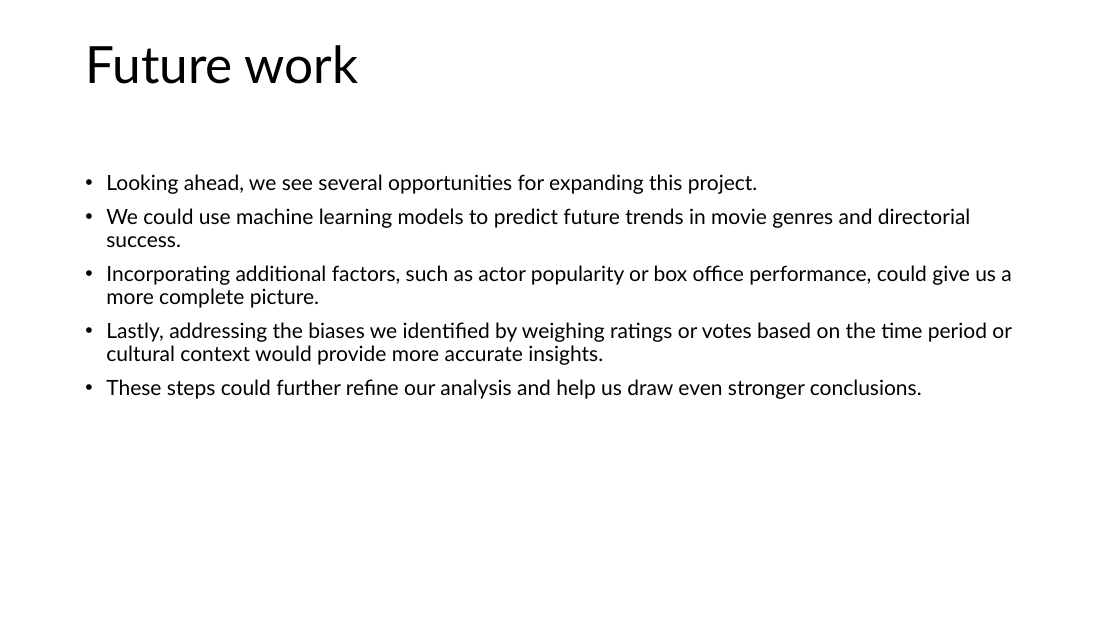
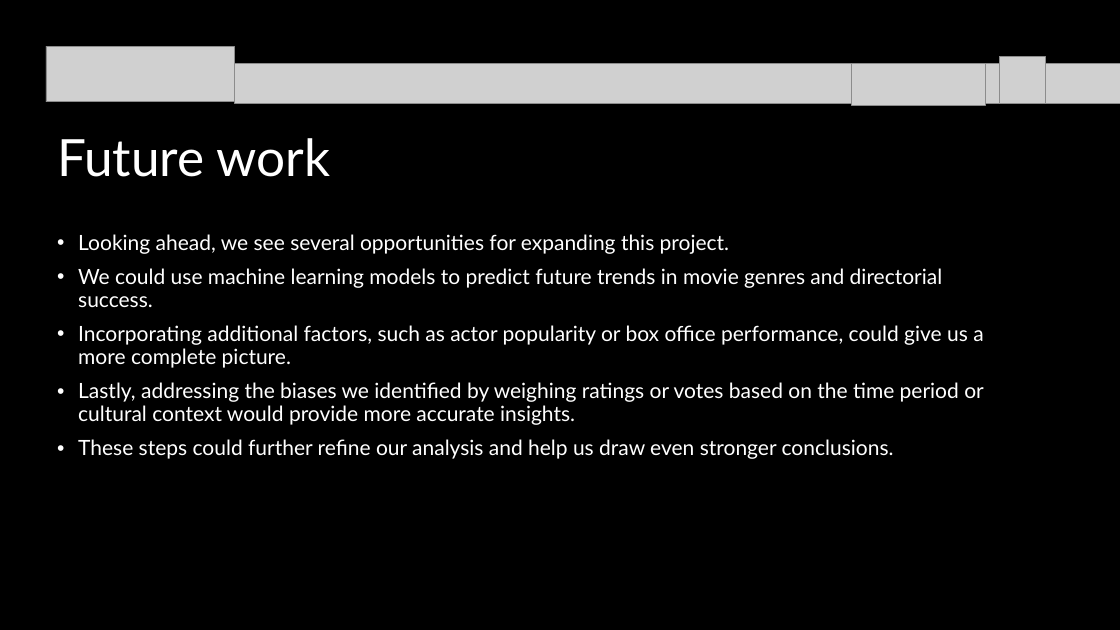
Before and after one commit to ajmonte0920/BootCamp24-project-4-group-08, a slide deck: slide 11 of Project 4_Group 8_Slide Deck.pptx (slide 14 before the commit). Drawn at 1120x630 pixels with LibreOffice and Linux fonts; fonts in the diff are those of the drawing; grey boxes stand for pictures. Boxes give left, top, right and bottom in pixels: in the first picture for what was removed or moved away, otherwise in the second. Text is boxed around its words. In the diff, an @@ line names an element or a change of style, - is before the commit and + after.

Commit message:
BootCamp24-project-4-group-08

```diff
--- a/Project 4_Group 8_Slide Deck.pptx
+++ b/Project 4_Group 8_Slide Deck.pptx
@@ background #FFFFFF to #000000 @@
@@ picture added at <box>46,46,234,102</box> @@
@@ picture added at <box>999,56,1045,103</box> @@
@@ picture added at <box>234,64,1120,103</box> @@
@@ picture added at <box>852,64,986,105</box> @@
@@ title "Future work" at <box>57,138,331,177</box>: text colour #000000 to #FFFFFF @@
@@ title "Future work": place and size @@
-title "Future work" at <box>85,45,359,84</box>
+title "Future work" at <box>57,138,331,177</box>
@@ text "Looking ahead, we see several ...": place and size @@
-text "Looking ahead, we see several ..." at <box>106,174,1012,399</box>
+text "Looking ahead, we see several ..." at <box>78,234,984,459</box>
@@ text "Looking ahead, we see several ..." at <box>78,234,984,459</box>: text colour #000000 to #FFFFFF @@
```
Also in this commit, not shown: 9 other slides changed, 2 slides removed, 6 other files.
